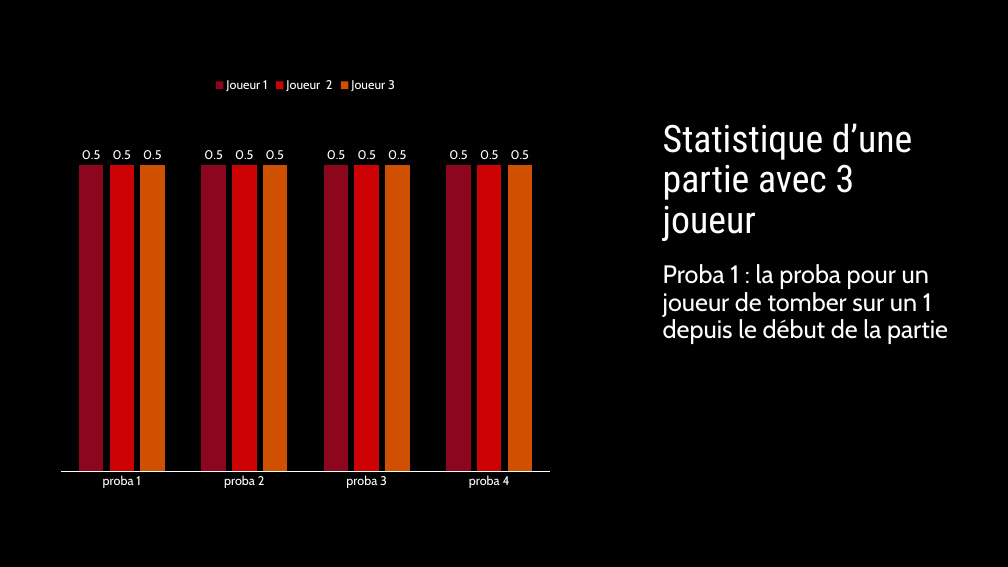
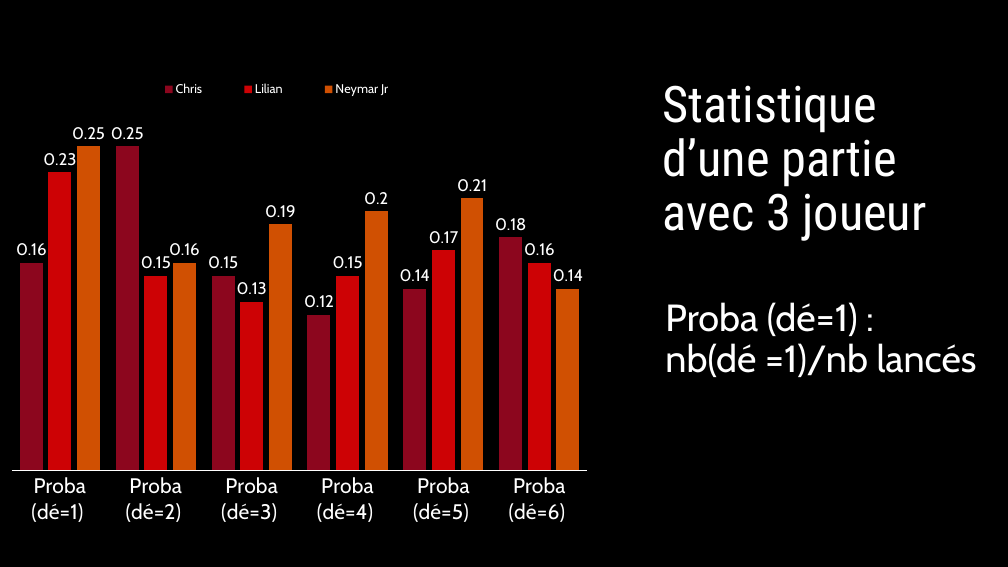
Before and after one commit to CCB-ISENP16/RollTheDice, a slide deck: slide 9 of docs/presentation_sex.pptx. Drawn at 1008x567 pixels with LibreOffice and Linux fonts; fonts in the diff are those of the drawing; background and template pictures are left out. Boxes give left, top, right and bottom in pixels: in the first picture for what was removed or moved away, otherwise in the second. Text is boxed around its words. In the diff, an @@ line names an element or a change of style, - is before the commit and + after.

```diff
--- a/docs/presentation_sex.pptx
+++ b/docs/presentation_sex.pptx
@@ column chart at (0,45,600,535) @@
-categories: proba 1, proba 2, proba 3, proba 4
+categories: Proba (dé=1) , Proba (dé=2) , Proba (dé=3) , Proba (dé=4) , Proba (dé=5) , Proba (dé=6) 
-Joueur 1: 0.5, 0.5, 0.5, 0.5
+Chris: 0.16, 0.25, 0.15, 0.12, 0.14, 0.18
@@ data labels of Chris changed @@
-Joueur  2: 0.5, 0.5, 0.5, 0.5
+Lilian: 0.23, 0.15, 0.13, 0.15, 0.17, 0.16
@@ data labels of Lilian changed @@
-Joueur 3: 0.5, 0.5, 0.5, 0.5
+Neymar Jr: 0.25, 0.16, 0.19, 0.2, 0.21, 0.14
@@ data labels of Neymar Jr changed @@
@@ category axis changed @@
@@ bar spacing changed @@
@@ column chart: place and size @@
-column chart at (51,70,561,498)
+column chart at (0,45,600,535)
@@ title "Statistique d’une partie avec 3 ..." at (663,85,926,241): size 36 to 48 pt @@
@@ text at (665,302,977,377): text changed; size 24 to 36 pt @@
-Proba 1 : la proba pour un joueur de tomber sur un 1 depuis le début de la partie
+Proba (dé=1) :
+nb(dé =1)/nb lancés
```
Also in this commit, not shown: 7 other slides changed, 1 slide added, 1 slide removed.
